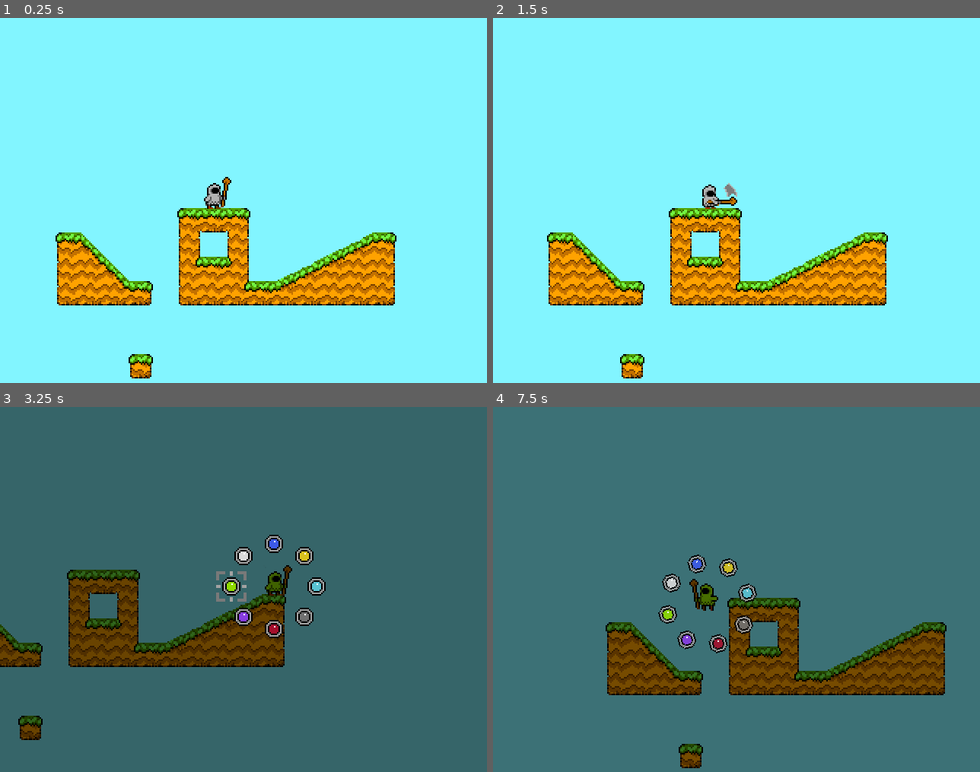
Above: before the commit, frames 1-4 (two rows, left to right).
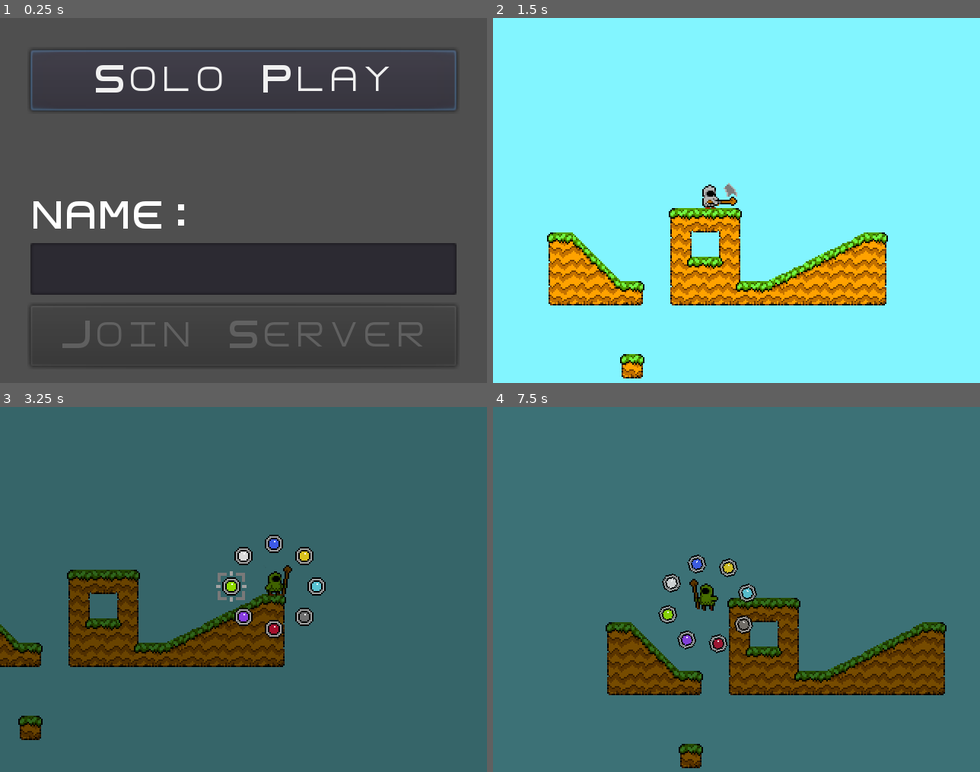
Above: after the commit, the same moments.

Repository: bitspittle/godot-elementalist
Game: Godot game, scene res://EntryPoint.tscn
Same seed, same stepped clock (60 frames per second), same inputs: the game is played once before the commit and once after it. Before the commit the project starts from res://world/World.tscn.
Inputs (mouse positions are in pixels of both pictures, inside the frame that each line leads up to):
- Up to frame 1 (0.25 s): no input
- Up to frame 2 (1.5 s): click (736, 80) at 0.5 s, where only the run after the commit has a clickable "Solo Play"; tap Enter at 1.25 s; hold Right (player_right) from 1.28 s (still down); tap Z (player_attack) at 1.35 s
- Up to frame 3 (3.25 s): tap Space (player_jump) at 1.52, 2.27 s; tap X (player_cast) at 2.1 s; release Right (player_right) at 2.78 s; hold Left (player_left) from 2.78 s (still down); hold Shift (show_gem_wheel) from 2.78 s (still down)
- Up to frame 4 (7.5 s): tap Space (player_jump) at 3.5, 3.77, 4.52, 5.27, 6.77 s; release Left (player_left) at 3.53 s; release Shift (show_gem_wheel) at 3.53 s; hold Right (player_right) 3.53-5.03 s; tap Z (player_attack) at 3.6, 5.85 s; tap X (player_cast) at 4.35, 6.6 s; hold Left (player_left) 5.03-5.78 s; tap Shift (show_gem_wheel) at 5.1 s; hold Right (player_right) 5.78-6.53 s; hold Left (player_left) from 6.53 s (still down); hold Shift (show_gem_wheel) from 7.28 s (still down)

The runs differ from the first frame. In frame 1, 100% of the frame differs, in the area x 0-100%, y 0-100%; in frame 2, nothing differs; in frame 3, 0.1%; in frame 4, less than 0.1%.

Commit message:
Net code copied over from network test project

Diff:
--- /dev/null
+++ b/EntryPoint.gd
@@ -0,0 +1,7 @@
+extends Node
+
+func _ready():
+	if CmdLineArgs.is_set("--server"):
+		get_tree().change_scene("res://network/server/Server.tscn")
+	else:
+		get_tree().change_scene("res://network/client/MainMenu.tscn")
--- /dev/null
+++ b/EntryPoint.tscn
@@ -0,0 +1,6 @@
+[gd_scene load_steps=2 format=2]
+
+[ext_resource path="res://EntryPoint.gd" type="Script" id=1]
+
+[node name="EntryPoint" type="Node"]
+script = ExtResource( 1 )
--- /dev/null
+++ b/assets/fonts/font_square.tres
@@ -0,0 +1,7 @@
+[gd_resource type="DynamicFont" load_steps=2 format=2]
+
+[ext_resource path="res://assets/fonts/fontdata_square.tres" type="DynamicFontData" id=1]
+
+[resource]
+size = 24
+font_data = ExtResource( 1 )
--- /dev/null
+++ b/assets/fonts/font_square_large.tres
@@ -0,0 +1,7 @@
+[gd_resource type="DynamicFont" load_steps=2 format=2]
+
+[ext_resource path="res://assets/fonts/fontdata_square.tres" type="DynamicFontData" id=1]
+
+[resource]
+size = 22
+font_data = ExtResource( 1 )
--- /dev/null
+++ b/assets/fonts/font_square_medium.tres
@@ -0,0 +1,6 @@
+[gd_resource type="DynamicFont" load_steps=2 format=2]
+
+[ext_resource path="res://assets/fonts/fontdata_square.tres" type="DynamicFontData" id=1]
+
+[resource]
+font_data = ExtResource( 1 )
--- /dev/null
+++ b/assets/fonts/fontdata_square.tres
@@ -0,0 +1,4 @@
+[gd_resource type="DynamicFontData" format=2]
+
+[resource]
+font_path = "res://assets/fonts/square.ttf"
--- /dev/null
+++ b/network/NetworkGlobals.gd
@@ -0,0 +1,4 @@
+extends Node
+
+const IPV4 = "35.247.95.255"
+const PORT = 44444
--- /dev/null
+++ b/network/client/Client.gd
@@ -0,0 +1,36 @@
+extends Node
+
+var _client: WebSocketClient = null
+
+func _ready():
+	get_tree().connect("connected_to_server", self, "_connected_success")
+	get_tree().connect("connection_failed", self, "_connected_failure")
+	get_tree().connect("server_disconnected", self, "_server_disconnected")
+
+func connect_to_server(ip: String, port: int) -> void:
+	_client = WebSocketClient.new();
+
+	var prefix = "ws://"
+	var url = prefix + ip + ":" + str(port)
+	print("Connecting to: ", url, "...")
+	var error = _client.connect_to_url(url, PoolStringArray(), true);
+
+	get_tree().set_network_peer(_client)
+
+func _process(delta):
+	if _client == null:
+		return
+
+	if _client.get_connection_status() == NetworkedMultiplayerPeer.CONNECTION_CONNECTED \
+	|| _client.get_connection_status() == NetworkedMultiplayerPeer.CONNECTION_CONNECTING:
+		_client.poll()
+
+
+func _connected_success():
+	print("Connection successful")
+
+func _connected_failure():
+	print("Connection rejected")
+
+func _server_disconnected():
+    print("Server disconnected")
--- /dev/null
+++ b/network/client/Client.tscn
@@ -0,0 +1,6 @@
+[gd_scene load_steps=2 format=2]
+
+[ext_resource path="res://network/client/Client.gd" type="Script" id=1]
+
+[node name="Client" type="Node"]
+script = ExtResource( 1 )
--- /dev/null
+++ b/network/client/MainMenu.gd
@@ -0,0 +1,26 @@
+extends Control
+
+onready var _local_button = $LocalButton
+onready var _name_edit = $NameEdit
+onready var _remote_button = $RemoteButton
+
+onready var _client = $Client
+
+func _ready():
+	_name_edit.text = ""
+	_update_connect_enabled()
+	_local_button.grab_focus()
+
+func _on_NameEdit_text_changed(new_text):
+	_update_connect_enabled()
+
+func _update_connect_enabled():
+	_remote_button.disabled = true
+	if _name_edit.text != "":
+		_remote_button.disabled = false
+
+func _on_SinglePlayerButton_pressed():
+	get_tree().change_scene("res://world/World.tscn")
+
+func _on_MultiplayerButton_pressed():
+	_client.connect_to_server(NetworkGlobals.IPV4, NetworkGlobals.PORT)
--- /dev/null
+++ b/network/client/MainMenu.tscn
@@ -0,0 +1,87 @@
+[gd_scene load_steps=6 format=2]
+
+[ext_resource path="res://assets/fonts/font_square_medium.tres" type="DynamicFont" id=1]
+[ext_resource path="res://network/client/MainMenu.gd" type="Script" id=2]
+[ext_resource path="res://assets/fonts/font_square_large.tres" type="DynamicFont" id=3]
+[ext_resource path="res://network/client/Client.tscn" type="PackedScene" id=4]
+
+[sub_resource type="Theme" id=1]
+
+[node name="MainMenu" type="Control"]
+anchor_right = 1.0
+anchor_bottom = 1.0
+script = ExtResource( 2 )
+__meta__ = {
+"_edit_use_anchors_": false
+}
+
+[node name="BackgroundColor" type="ColorRect" parent="."]
+anchor_right = 1.0
+anchor_bottom = 1.0
+color = Color( 0.31, 0.31, 0.31, 1 )
+__meta__ = {
+"_edit_use_anchors_": false
+}
+
+[node name="LocalButton" type="Button" parent="."]
+anchor_top = 1.0
+anchor_right = 1.0
+anchor_bottom = 1.0
+margin_left = 20.0
+margin_top = -219.368
+margin_right = -20.0
+margin_bottom = -179.368
+rect_pivot_offset = Vector2( 5.81336, -102.834 )
+custom_fonts/font = ExtResource( 3 )
+text = "Solo Play"
+__meta__ = {
+"_edit_use_anchors_": false
+}
+
+[node name="NameLabel" type="Label" parent="."]
+anchor_right = 1.0
+margin_left = 20.0
+margin_top = 119.305
+margin_right = -20.0
+margin_bottom = 143.305
+custom_fonts/font = ExtResource( 3 )
+text = "NAME:"
+__meta__ = {
+"_edit_use_anchors_": false
+}
+
+[node name="NameEdit" type="LineEdit" parent="."]
+anchor_right = 1.0
+margin_left = 20.0
+margin_top = 148.0
+margin_right = -20.0
+margin_bottom = 182.0
+theme = SubResource( 1 )
+custom_fonts/font = ExtResource( 1 )
+custom_constants/minimum_spaces = 0
+text = "012345678901234"
+max_length = 15
+expand_to_text_length = true
+__meta__ = {
+"_edit_use_anchors_": false
+}
+
+[node name="RemoteButton" type="Button" parent="."]
+anchor_top = 1.0
+anchor_right = 1.0
+anchor_bottom = 1.0
+margin_left = 20.0
+margin_top = -51.0
+margin_right = -20.0
+margin_bottom = -11.0
+rect_pivot_offset = Vector2( 5.81336, -102.834 )
+custom_fonts/font = ExtResource( 3 )
+text = "Join Server"
+__meta__ = {
+"_edit_use_anchors_": false
+}
+
+[node name="Client" parent="." instance=ExtResource( 4 )]
+[connection signal="pressed" from="LocalButton" to="." method="_on_SinglePlayerButton_pressed"]
+[connection signal="text_changed" from="NameEdit" to="." method="_on_NameEdit_text_changed"]
+[connection signal="pressed" from="RemoteButton" to="." method="_on_MultiplayerButton_pressed"]
--- /dev/null
+++ b/network/server/Server.gd
@@ -0,0 +1,28 @@
+extends Node
+
+var _server: WebSocketServer = null
+var _clients = {}
+
+func _ready():
+	var port = NetworkGlobals.PORT
+	print("Server will listen on port: ", port)
+
+	get_tree().connect("network_peer_connected", self, "_peer_connected")
+	get_tree().connect("network_peer_disconnected", self, "_peer_disconnected")
+
+	_server = WebSocketServer.new()
+	_server.listen(port, PoolStringArray(), true)
+	get_tree().set_network_peer(_server)
+	print("Server created and listening for clients")
+
+func _process(delta):
+	if _server.is_listening():
+		_server.poll()
+
+func _peer_connected(id):
+	print("Connected: ", id)
+	_clients[id] = null
+
+func _peer_disconnected(id):
+	print("Disconnected: ", id)
+	_clients.erase(id)
--- /dev/null
+++ b/network/server/Server.tscn
@@ -0,0 +1,6 @@
+[gd_scene load_steps=2 format=2]
+
+[ext_resource path="res://network/server/Server.gd" type="Script" id=1]
+
+[node name="Server" type="Node"]
+script = ExtResource( 1 )
--- /dev/null
+++ b/network/server/ServerPoller.tscn
@@ -0,0 +1,16 @@
+[gd_scene load_steps=2 format=2]
+
+[sub_resource type="GDScript" id=1]
+script/source = "extends Node
+
+class_name ServerPoller
+
+var server: WebSocketServer
+
+func _process(delta):
+	if server.is_listening():
+		server.poll()
+"
+
+[node name="ServerPoller" type="Node"]
+script = SubResource( 1 )
--- a/project.godot
+++ b/project.godot
@@ -63,10 +63,11 @@
 [application]
 
 config/name="Elementalist"
-run/main_scene="res://world/World.tscn"
+run/main_scene="res://EntryPoint.tscn"
 
 [autoload]
 
+NetworkGlobals="*res://network/NetworkGlobals.gd"
 Layers="*res://engine/Layers.gd"
 Spells="*res://mana/spells/Spells.gd"
 
Binary file added: assets/fonts/square.ttf
